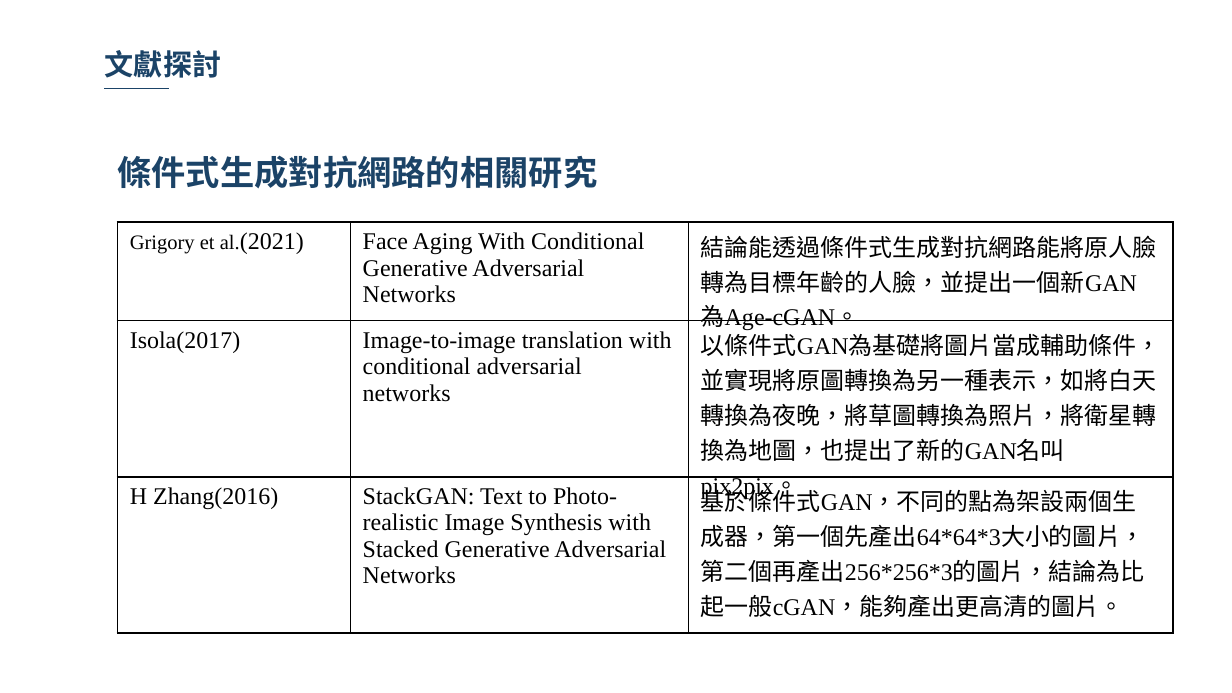
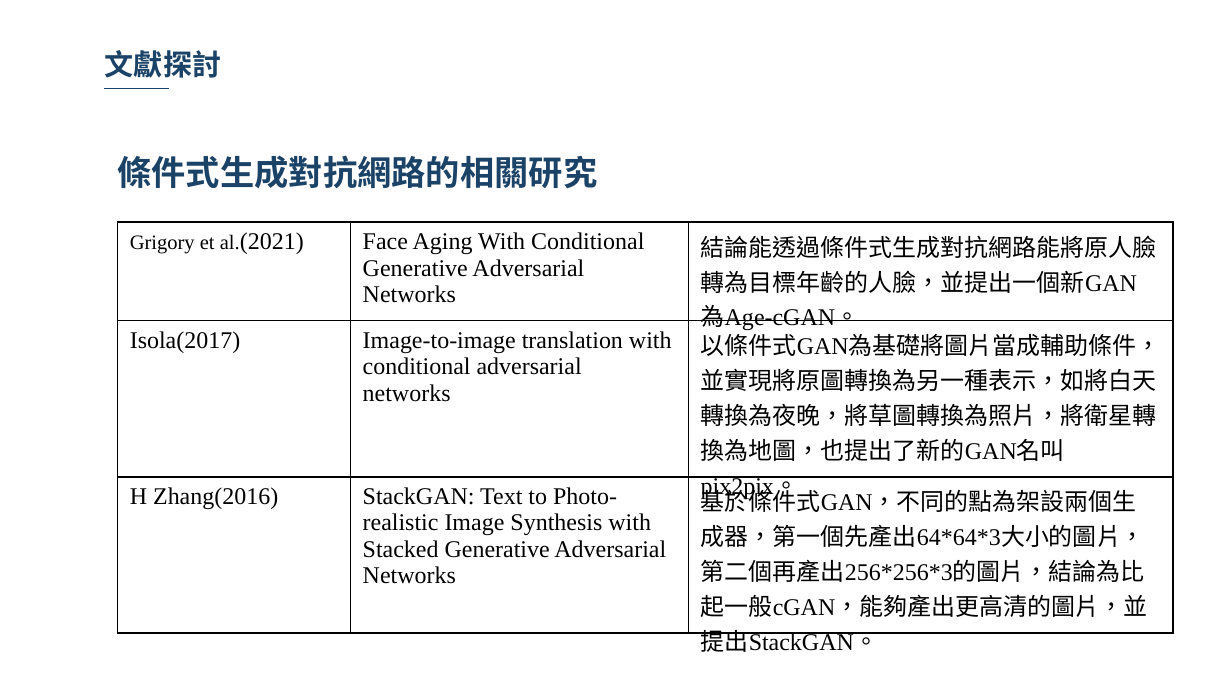
Before and after one commit to 10994015/paper, a slide deck: slide 21 of 論文/論文寫作期末報告.pptx. Drawn at 1232x693 pixels with LibreOffice and Linux fonts; fonts in the diff are those of the drawing; background and template pictures are left out. Boxes give left, top, right and bottom in pixels: in the first picture for what was removed or moved away, otherwise in the second. Text is boxed around its words. In the diff, an @@ line names an element or a change of style, - is before the commit and + after.

```diff
--- a/論文/論文寫作期末報告.pptx
+++ b/論文/論文寫作期末報告.pptx
@@ table at <box>117,222,1172,656</box> @@
-row 3, column 3: 基於條件式GAN，不同的點為架設兩個生成器，第一個先產出64*64*3大小的圖片，第二個再產出256*256*3的圖片，結論為比起一般cGAN，能夠產出更高清的圖片。
+row 3, column 3: 基於條件式GAN，不同的點為架設兩個生成器，第一個先產出64*64*3大小的圖片，第二個再產出256*256*3的圖片，結論為比起一般cGAN，能夠產出更高清的圖片，並提出StackGAN。
```
Also in this commit, not shown: 8 other slides changed, 1 slide added, 1 other file.
